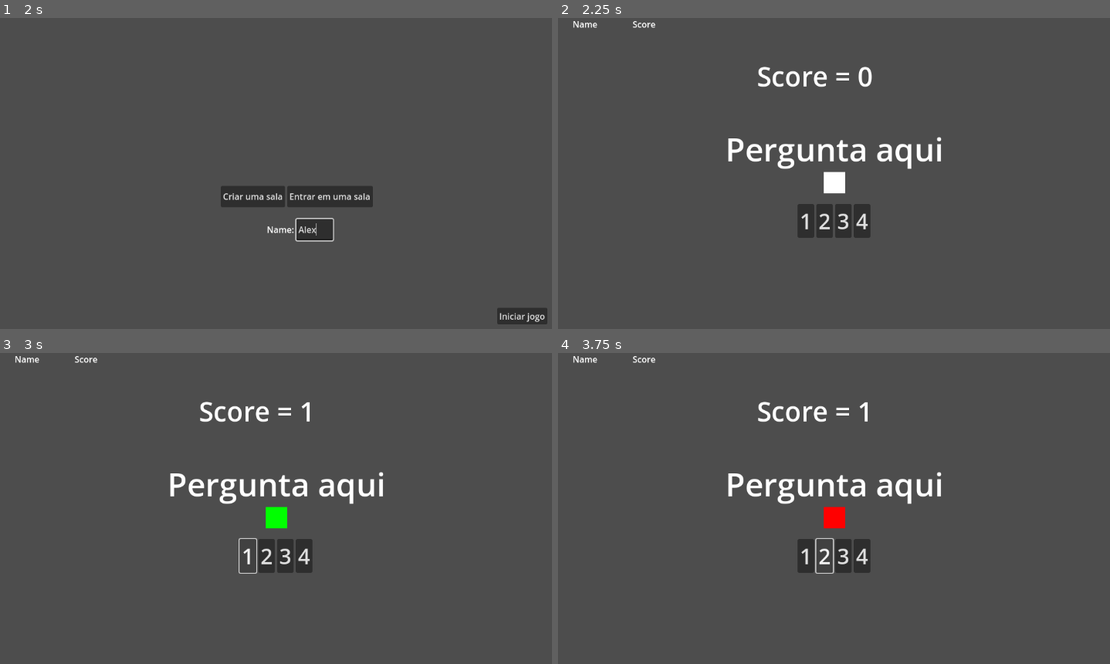
Above: before the commit, frames 1-4 (two rows, left to right).
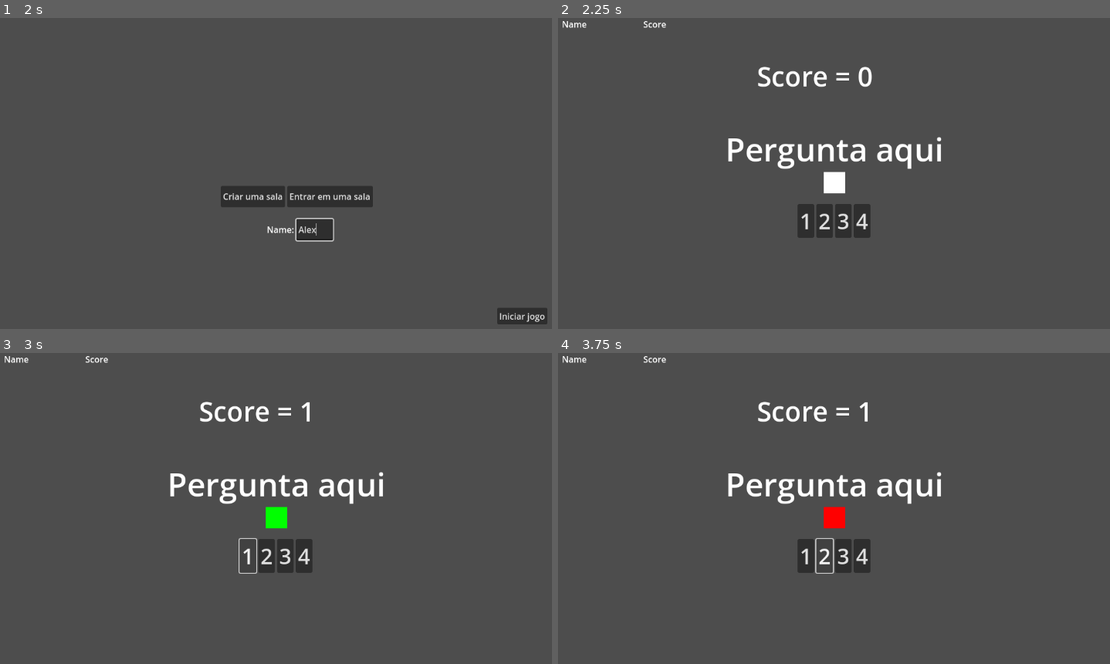
Above: after the commit, the same moments.

Repository: helpmeagain/project-kiwi
Game: Godot game, scene res://src/scenes/main-menu.tscn
Same seed, same stepped clock (60 frames per second), same inputs: the game is played once before the commit and once after it.
Inputs (mouse positions are in pixels of both pictures, inside the frame that each line leads up to):
- Up to frame 1 (2 s): click "Start" at 0.5 s; click (314, 229) at 1.27 s; type "Alex" at 1.35 s
- Up to frame 2 (2.25 s): click "Iniciar jogo" at 2 s
- Up to frame 3 (3 s): click "1" at 2.75 s
- Up to frame 4 (3.75 s): click "2" at 3.5 s

Frame 1 is identical in both runs. In frame 2, 0.2% of the frame differs, in the area x 0-20%, y 0-4%; in frame 3, 0.2%; in frame 4, 0.2%.
Error in both runs: Invalid access to property or key '1' on a base object of type 'Dictionary'. (res://src/scripts/questions.gd:24)

Commit message:
feat: align player score and truncate player names

Diff:
--- a/src/scenes/player-score.tscn
+++ b/src/scenes/player-score.tscn
@@ -12,14 +12,24 @@
 mouse_filter = 2
 script = ExtResource("1_i27j4")
 
+[node name="PlayerListBoxContainer" type="VBoxContainer" parent="."]
+layout_mode = 2
+offset_top = 27.0
+offset_right = 309.0
+offset_bottom = 27.0
+size_flags_horizontal = 3
+theme_override_constants/separation = 10
+alignment = 1
+
 [node name="PlayerInformationTable" type="VBoxContainer" parent="."]
 layout_mode = 0
 offset_right = 309.0
 offset_bottom = 639.0
+theme_override_constants/separation = 10
 
 [node name="HeaderBoxContainer" type="HBoxContainer" parent="PlayerInformationTable"]
 layout_mode = 2
-theme_override_constants/separation = 10
+theme_override_constants/separation = 50
 alignment = 1
 
 [node name="NameTableHeader" type="Label" parent="PlayerInformationTable/HeaderBoxContainer"]
@@ -27,18 +37,23 @@
 layout_mode = 2
 text = "Name"
 horizontal_alignment = 1
+vertical_alignment = 1
 
 [node name="ScoreTableHeader" type="Label" parent="PlayerInformationTable/HeaderBoxContainer"]
 custom_minimum_size = Vector2(100, 0)
 layout_mode = 2
 text = "Score"
 horizontal_alignment = 1
+vertical_alignment = 1
 
 [node name="ScrollContainer" type="ScrollContainer" parent="PlayerInformationTable"]
 layout_mode = 2
 size_flags_vertical = 3
 
-[node name="PlayerListBoxContainer" type="VBoxContainer" parent="PlayerInformationTable/ScrollContainer"]
+[node name="PlayerListGridContainer" type="GridContainer" parent="PlayerInformationTable/ScrollContainer"]
 layout_mode = 2
+size_flags_horizontal = 3
 size_flags_vertical = 3
-theme_override_constants/separation = 10
+theme_override_constants/h_separation = 10
+theme_override_constants/v_separation = 10
+columns = 2
--- a/src/scripts/player_score.gd
+++ b/src/scripts/player_score.gd
@@ -1,40 +1,47 @@
 extends Control
 
-@onready var player_list = $PlayerInformationTable/ScrollContainer/PlayerListBoxContainer
+@onready var player_list = $PlayerInformationTable/ScrollContainer/PlayerListGridContainer
 
 func _ready():
 	MultiplayerPlayerManager.scores_updated.connect(update_player_list)
 	update_player_list()
 
 func update_player_list():
-	# Limpa a lista atual
 	for child in player_list.get_children():
 		child.queue_free()
 
-	# Ordena jogadores
 	var players_array = MultiplayerPlayerManager.players.values()
 	players_array.sort_custom(func(a, b): return a["score"] > b["score"])
 
-	# Cria linhas da tabela
 	for player in players_array:
-		var row = HBoxContainer.new()  # Container para cada linha
-		row.size_flags_horizontal = Control.SIZE_EXPAND_FILL
-
-		# Label do nome
 		var name_label = Label.new()
-		name_label.text = player["name"]
 		name_label.horizontal_alignment = HORIZONTAL_ALIGNMENT_CENTER
 		name_label.size_flags_horizontal = Control.SIZE_EXPAND_FILL
-		name_label.custom_minimum_size.x = 200  # Largura fixa para a coluna de nomes
+		name_label.custom_minimum_size.x = 150
+		name_label.clip_text = true
+		name_label.autowrap_mode = TextServer.AUTOWRAP_OFF
 
-		# Label da pontuação
+		var font = name_label.get_theme_font("font")
+		var max_width = name_label.custom_minimum_size.x
+		name_label.text = truncate_text(player["name"], font, max_width)
+
 		var score_label = Label.new()
 		score_label.text = str(player["score"]) + " pontos"
 		score_label.horizontal_alignment = HORIZONTAL_ALIGNMENT_CENTER
 		score_label.size_flags_horizontal = Control.SIZE_EXPAND_FILL
-		score_label.custom_minimum_size.x = 100  # Largura fixa para a coluna de pontos
+		score_label.custom_minimum_size.x = 100
 
-		# Adiciona à linha
-		row.add_child(name_label)
-		row.add_child(score_label)
-		player_list.add_child(row)
+		player_list.add_child(name_label)
+		player_list.add_child(score_label)
+
+func truncate_text(text: String, font: Font, max_width: float) -> String:
+	var ellipsis = "..."
+
+	if font.get_string_size(text).x <= max_width:
+		return text
+
+	var truncated = text
+	while font.get_string_size(truncated + ellipsis).x > max_width and truncated.length() > 0:
+		truncated = truncated.substr(0, truncated.length() - 1)
+
+	return truncated + ellipsis
